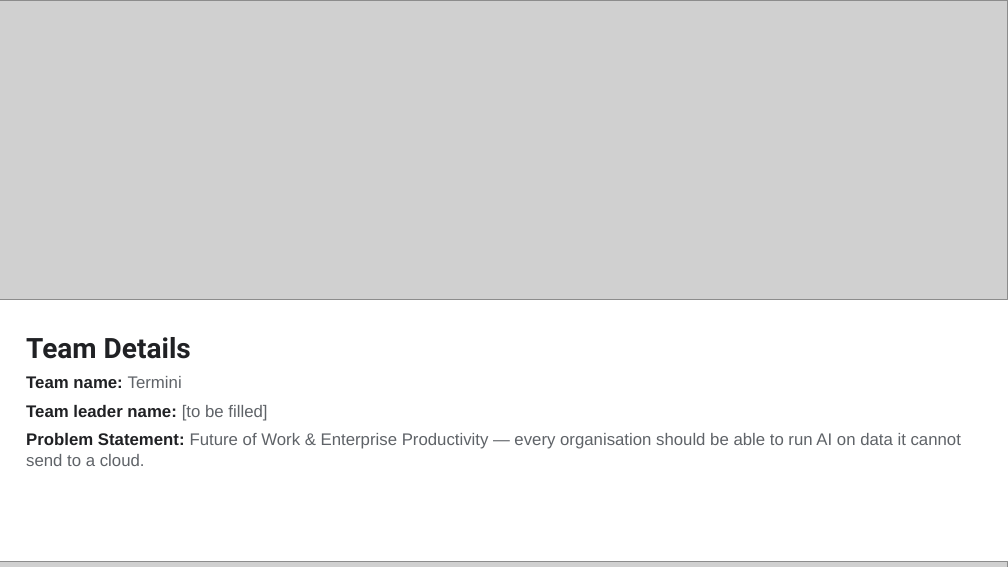
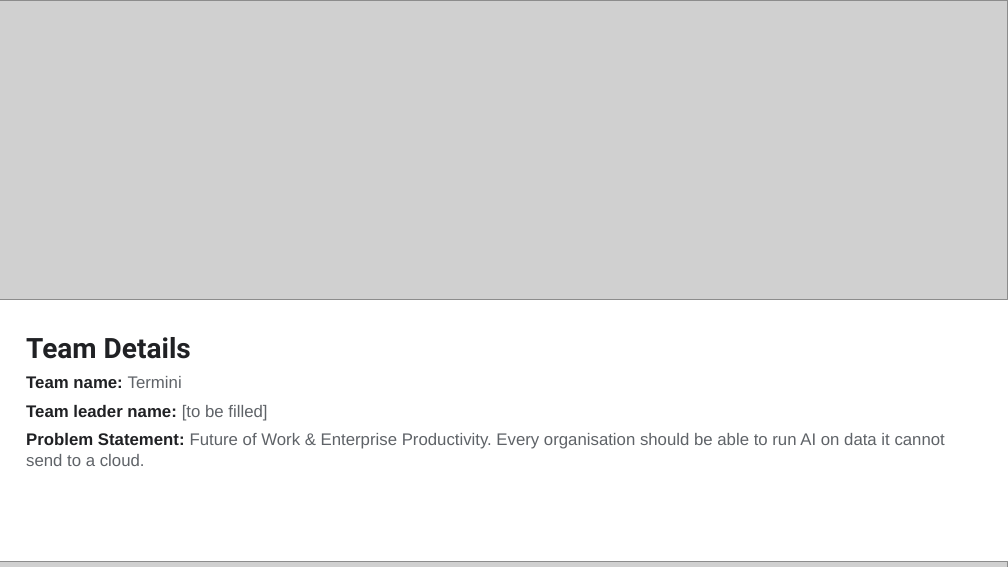
Before and after one commit to yanksyoon/termini, a slide deck: slide 1 of deck/v3/termini-deck-v3.pptx. Drawn at 1008x567 pixels with LibreOffice and Linux fonts; fonts in the diff are those of the drawing; grey boxes stand for pictures. Boxes give left, top, right and bottom in pixels: in the first picture for what was removed or moved away, otherwise in the second. Text is boxed around its words. In the diff, an @@ line names an element or a change of style, - is before the commit and + after.

```diff
--- a/deck/v3/termini-deck-v3.pptx
+++ b/deck/v3/termini-deck-v3.pptx
@@ text at [26, 433, 945, 466]: text changed @@
-Problem Statement: Future of Work & Enterprise Productivity — every organisation should be able to run AI on data it cannot send to a cloud.
+Problem Statement: Future of Work & Enterprise Productivity. Every organisation should be able to run AI on data it cannot send to a cloud.
```
Also in this commit, not shown: 15 other slides changed, 2 other files.
